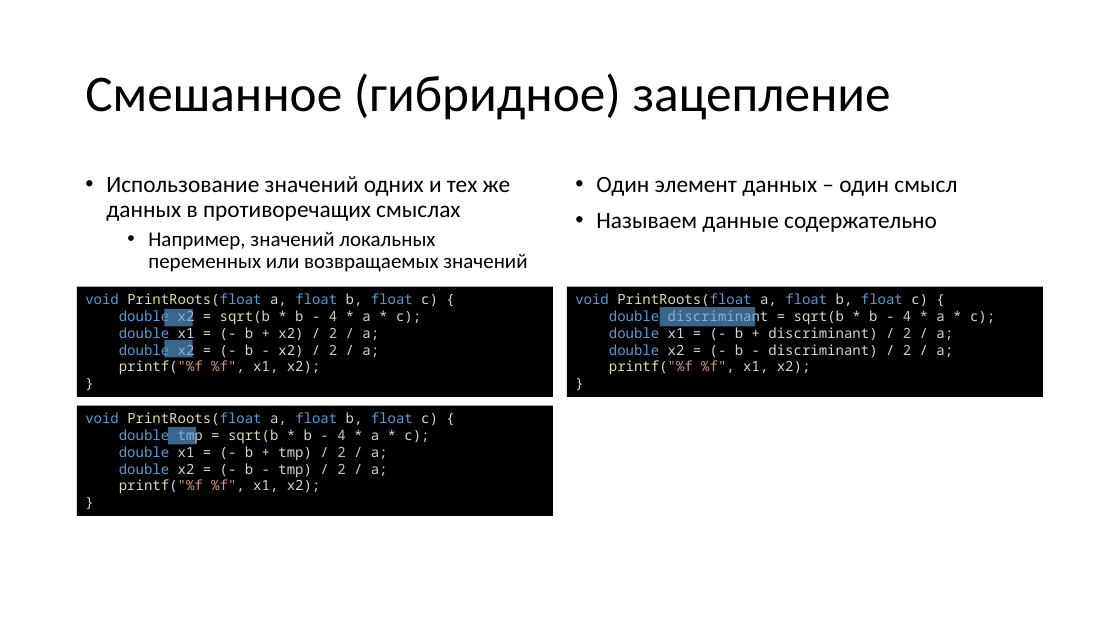
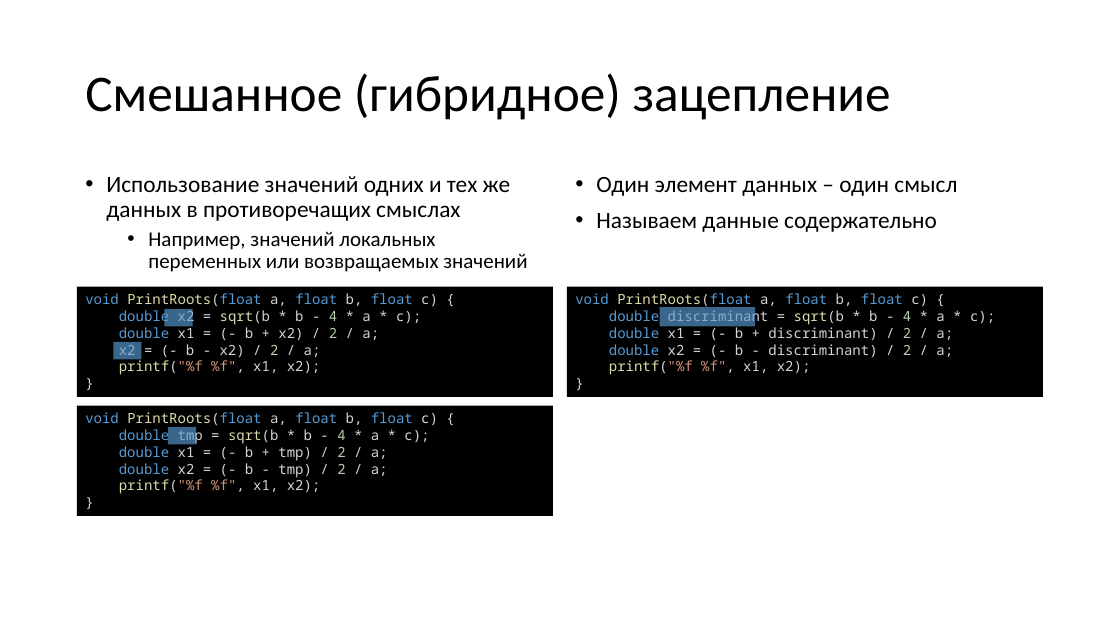
Before and after one commit to Evgueni-Petrov-aka-espetrov/Algorithms-and-Programming-in-C-pptx, a slide deck: slide 36 of 26 Совершенный код.pptx. Drawn at 1120x630 pixels with LibreOffice and Linux fonts; fonts in the diff are those of the drawing. Boxes give left, top, right and bottom in pixels: in the first picture for what was removed or moved away, otherwise in the second. Text is boxed around its words. In the diff, an @@ line names an element or a change of style, - is before the commit and + after.

```diff
--- a/26 Совершенный код.pptx
+++ b/26 Совершенный код.pptx
@@ rectangle: place and size @@
-rectangle at [165,340,192,358]
+rectangle at [113,342,141,360]
@@ text in rectangle at [119,341,321,357]: text changed @@
-double x2 = (- b - x2) / 2 / a;
+x2 = (- b - x2) / 2 / a;
```
Also in this commit, not shown: 12 other slides changed, 1 slide added.
